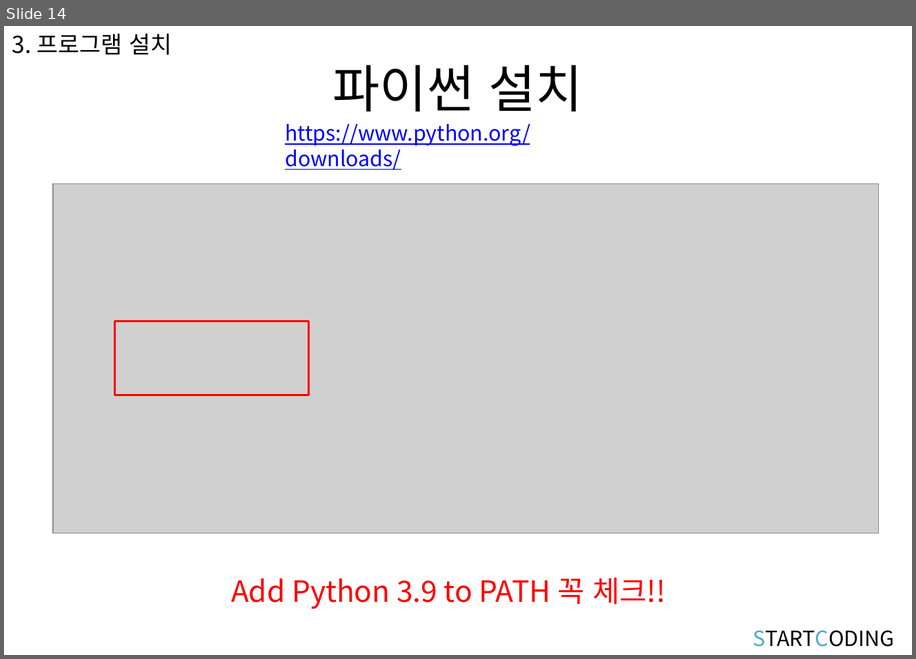
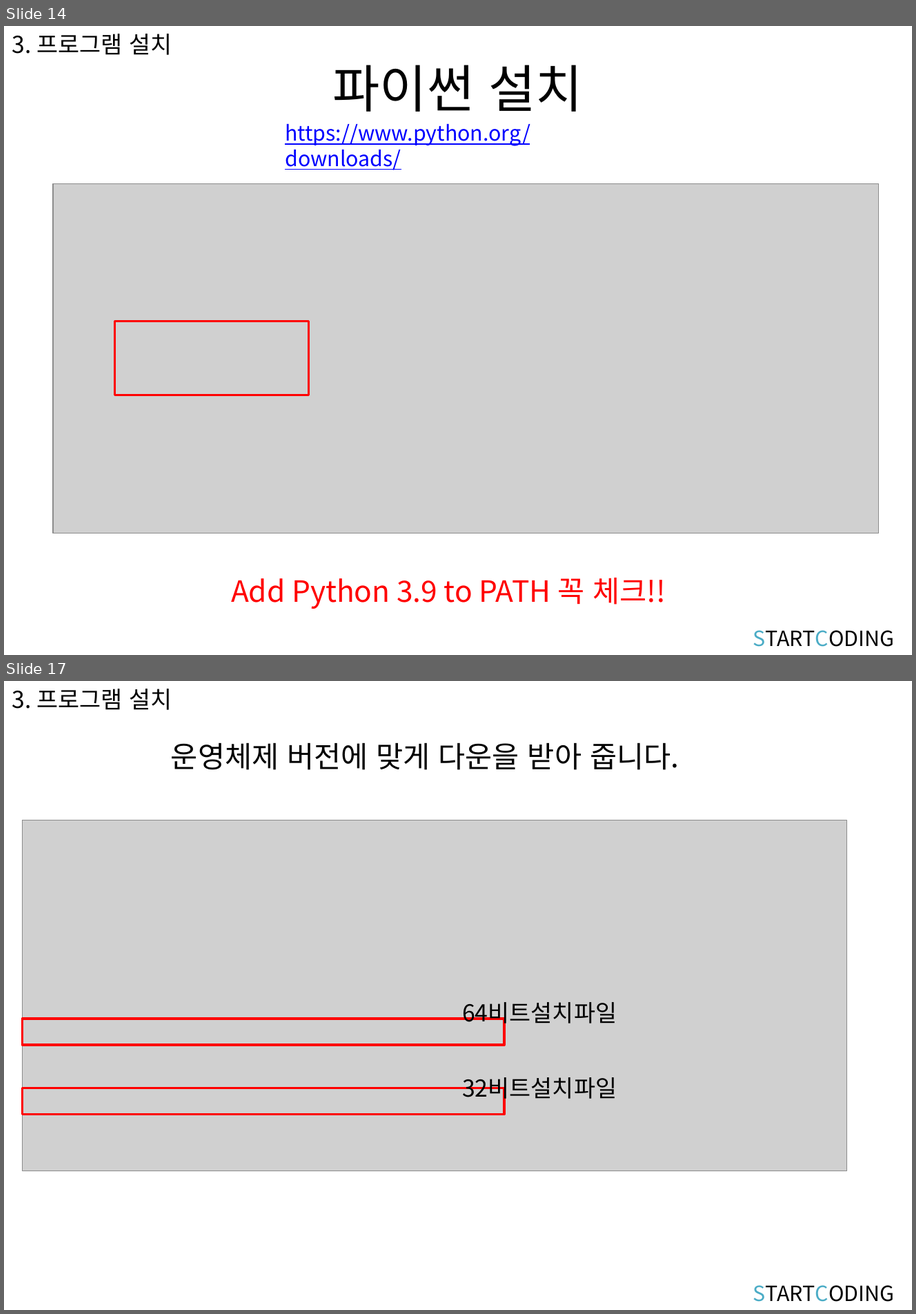
Before and after one commit to kwonkijun/python, a slide deck: 파이썬기초(PPT)/파이썬 기초 1강_강의소개.pptx. Shown one above the other, each under a label of ours: slide 14 before the commit, slides 14 and 17 after it; the slides between them are not shown. The pictures are 916x659 and 916x1314 pixels, drawn with LibreOffice and Linux fonts; fonts in the diff are those of the drawing; grey boxes stand for pictures. Boxes give left, top, right and bottom in pixels: in the first picture for what was removed or moved away, otherwise in the second. Text is boxed around its words. In the diff, an @@ line names an element or a change of style, - is before the commit and + after.

```diff
--- a/파이썬기초(PPT)/파이썬 기초 1강_강의소개.pptx
+++ b/파이썬기초(PPT)/파이썬 기초 1강_강의소개.pptx
@@ slide 17 added at bbox=[4, 681, 912, 1310], background #FFFFFF @@
@@ text added at bbox=[12, 689, 172, 710], 20 pt, text #000000 @@
+3. 프로그램 설치
@@ text added at bbox=[171, 743, 679, 770], 25.2 pt, text #000000 @@
+운영체제 버전에 맞게 다운을 받아 줍니다.
@@ picture added at bbox=[23, 820, 847, 1171] @@
@@ text added at bbox=[462, 1002, 617, 1027], 20 pt, text #000000 @@
+64비트설치파일
@@ rectangle added at bbox=[23, 1019, 504, 1045], outline #FF0000 2 pt @@
@@ rectangle added at bbox=[23, 1087, 504, 1114], outline #FF0000 2 pt @@
@@ text added at bbox=[462, 1077, 617, 1103], 20 pt, text #000000 @@
+32비트설치파일
@@ text added at bbox=[753, 1285, 895, 1301], 18 pt, text #000000 @@
+STARTCODING
```
Also in this commit, not shown: 6 other slides added, 36 other files.
